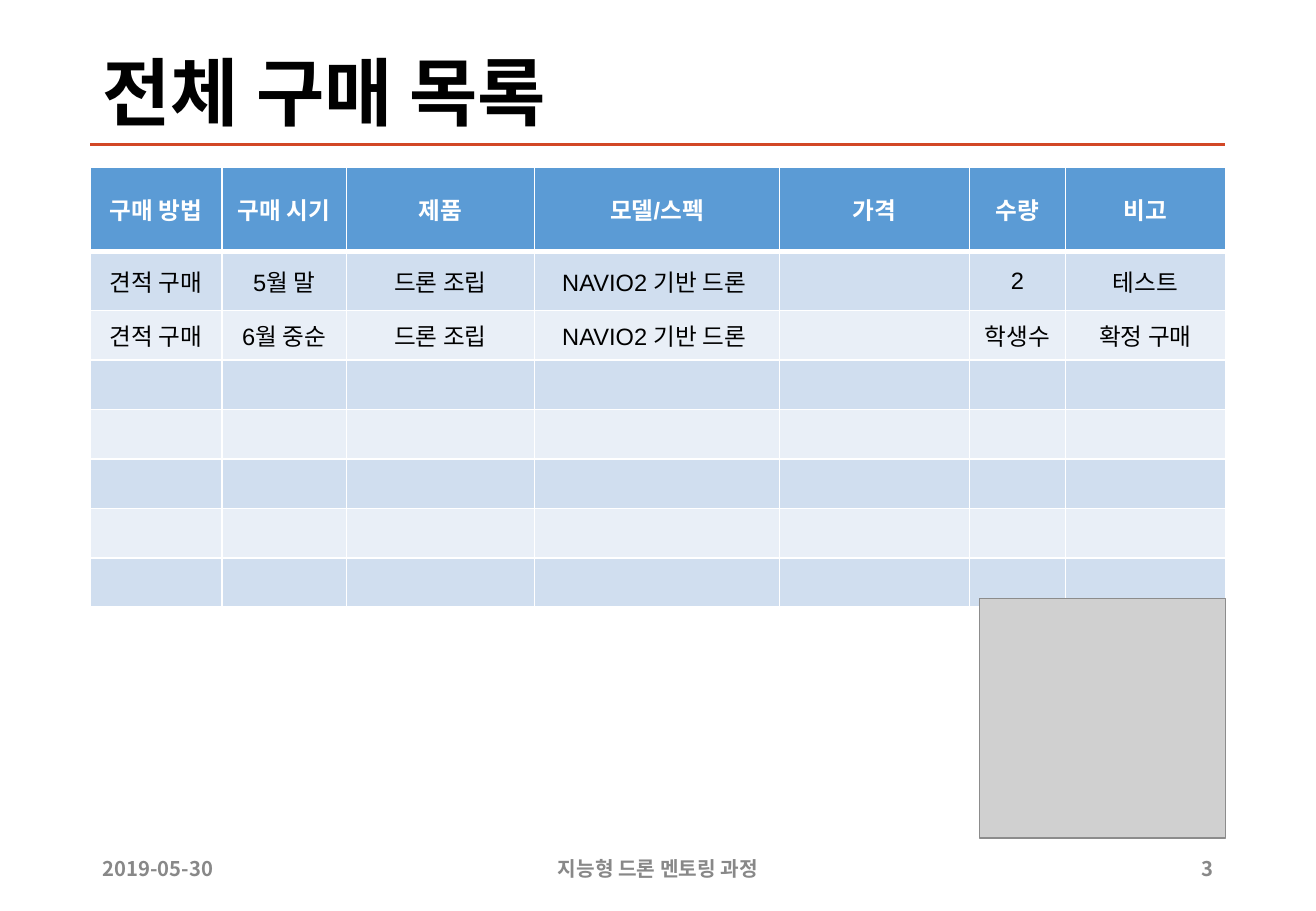
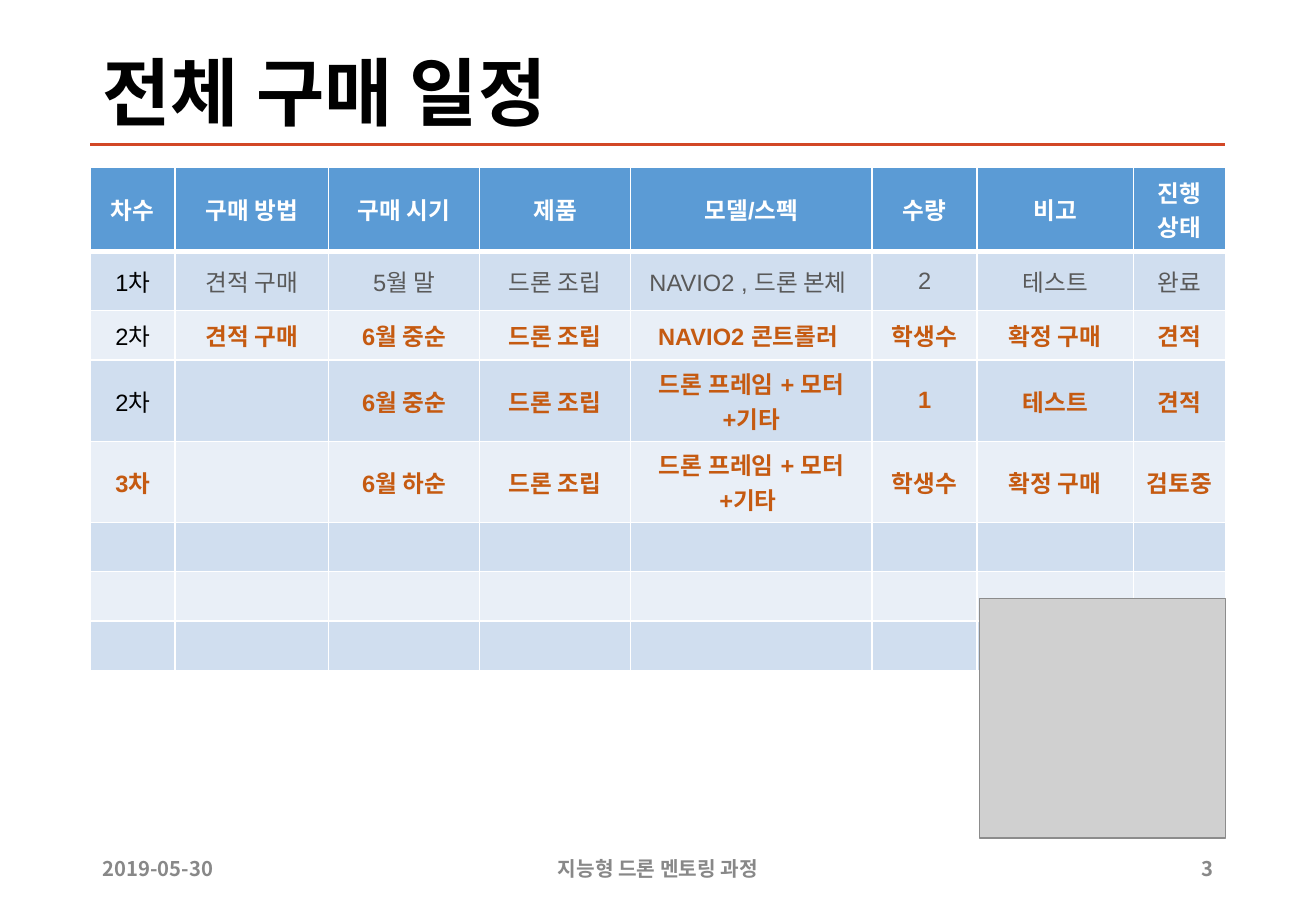
Before and after one commit to sunabove/autopilot_doc, a slide deck: slide 3 of 120 구매/108 2차 지능형 드론 멘토링 HW 구매 목록 19년 6월 V1.0.pptx. Drawn at 1316x911 pixels with LibreOffice and Linux fonts; fonts in the diff are those of the drawing; grey boxes stand for pictures. Boxes give left, top, right and bottom in pixels: in the first picture for what was removed or moved away, otherwise in the second. Text is boxed around its words. In the diff, an @@ line names an element or a change of style, - is before the commit and + after.

```diff
--- a/120 구매/108 2차 지능형 드론 멘토링 HW 구매 목록 19년 6월 V1.0.pptx
+++ b/120 구매/108 2차 지능형 드론 멘토링 HW 구매 목록 19년 6월 V1.0.pptx
@@ title at [103,57,547,127]: text changed @@
-전체 구매 목록
+전체 구매 일정
@@ table at [90,166,1227,646] @@
+column 1: 차수 | 1차 | 2차 | 2차 | 3차 |  |  | 
-column 3, row 4: 
+column 3, row 4: 6월 중순
-column 3, row 5: 
+column 3, row 5: 6월 하순
-column 4, row 4: 
+column 4, row 4: 드론 조립
-column 4, row 5: 
+column 4, row 5: 드론 조립
-column 4: 모델/스펙 | NAVIO2 기반 드론 | NAVIO2 기반 드론 |  |  |  |  | 
+column 5: 모델/스펙 | NAVIO2 , 드론 본체 | NAVIO2 콘트롤러 | 드론 프레임 + 모터+기타 | 드론 프레임 + 모터+기타 |  |  | 
-column 5: 가격 |  |  |  |  |  |  | 
+column 6: 수량 | 2 | 학생수 | 1 | 학생수 |  |  | 
-column 6: 수량 | 2 | 학생수 |  |  |  |  | 
+column 7: 비고 | 테스트 | 확정 구매 | 테스트 | 확정 구매 |  |  | 
-column 7: 비고 | 테스트 | 확정 구매 |  |  |  |  | 
+column 8: 진행 상태 | 완료 | 견적 | 견적 | 검토중 |  |  | 
```
Also in this commit, not shown: 1 other slide changed, 2 slides added, 1 slide removed, 2 other files.
